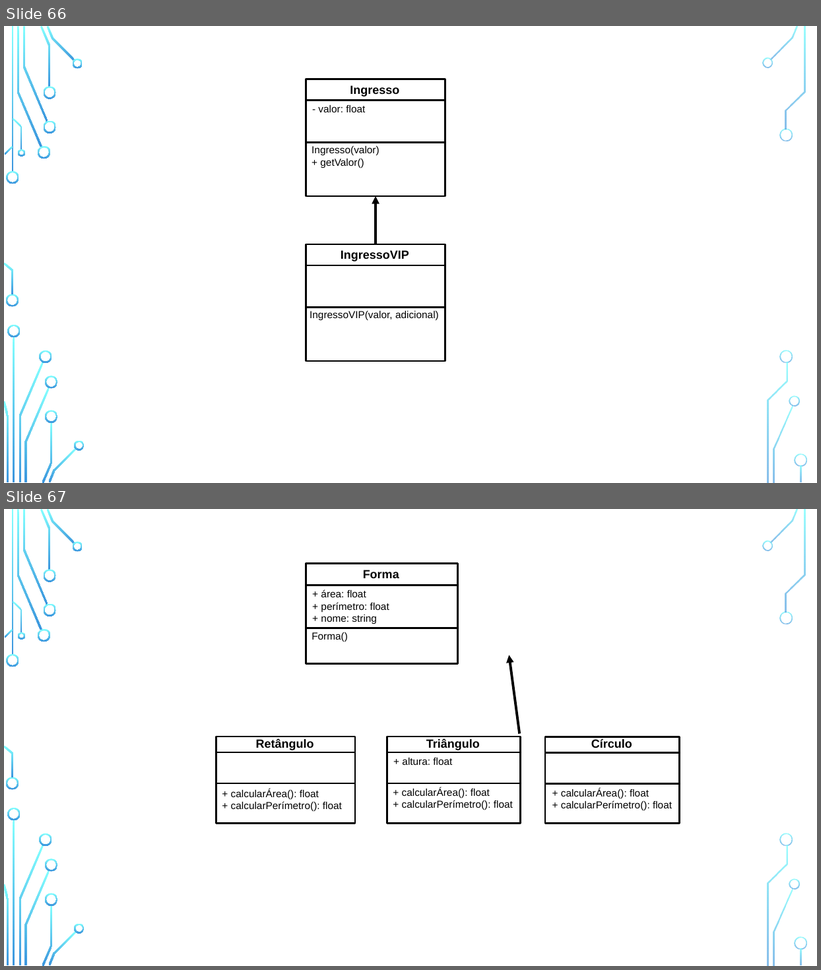
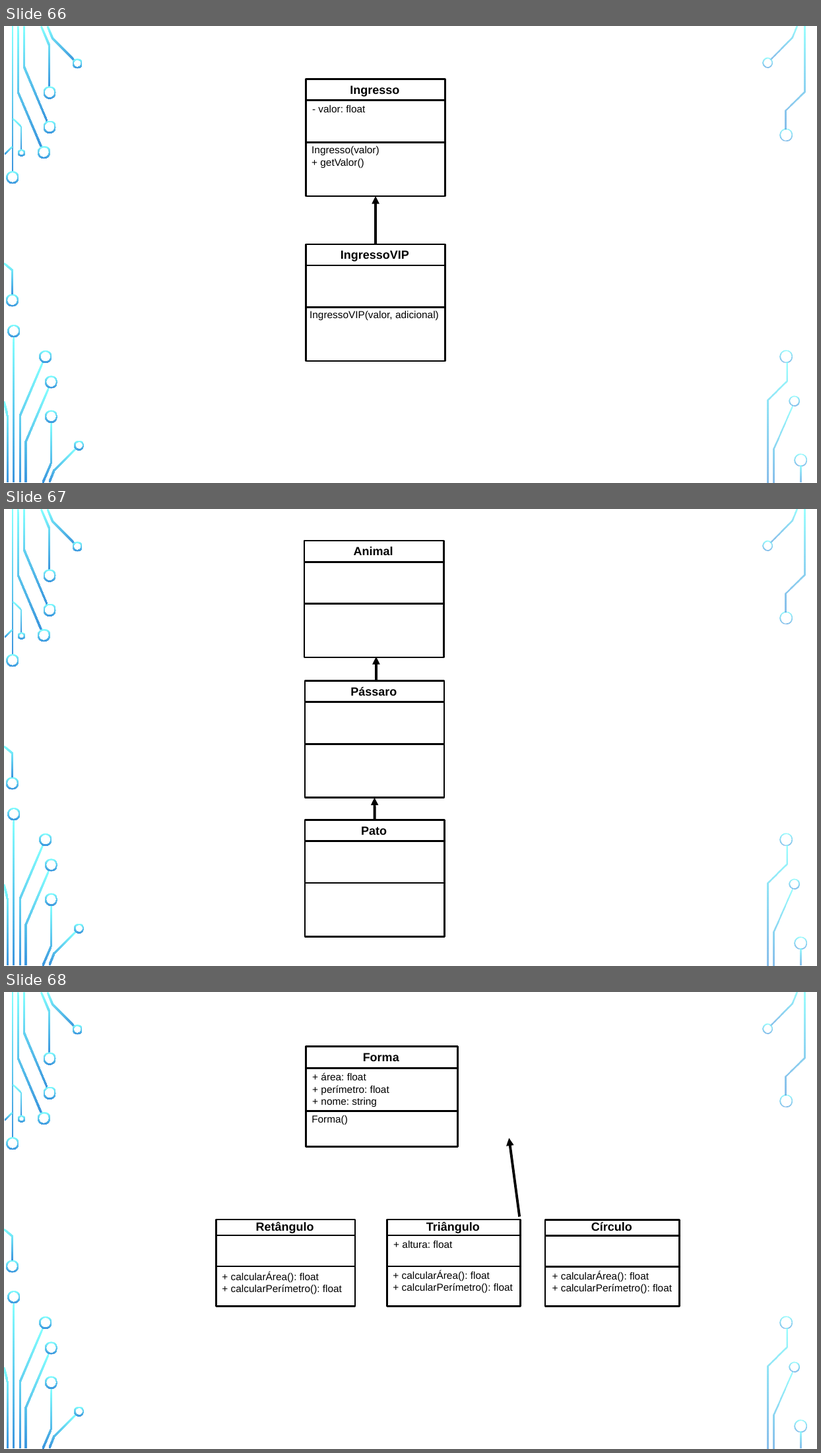
Before and after one commit to zz4fap/python-programming, a slide deck: figures/C126_figures.pptx. Shown one above the other, each under a label of ours: slides 66 and 67 before the commit, slides 66, 67 and 68 after it. The pictures are 821x970 and 821x1453 pixels, drawn with LibreOffice and Linux fonts; fonts in the diff are those of the drawing; background and template pictures are left out. Boxes give left, top, right and bottom in pixels: in the first picture for what was removed or moved away, otherwise in the second. Text is boxed around its words. In the diff, an @@ line names an element or a change of style, - is before the commit and + after.

Commit message:
update of slides

```diff
--- a/figures/C126_figures.pptx
+++ b/figures/C126_figures.pptx
@@ slide 67 added at (4, 509, 817, 966), background picture (left out); not listed: 36 template elements that a slide beside it also shows @@
@@ group added at (305, 541, 445, 937): 6 lines, 3 rectangles, 3 texts, 2 arrows @@
+Pássaro
+Pato
+Animal
@@ what was slide 67 is now slide 68 @@
```
Also in this commit, not shown: 1 other file.
